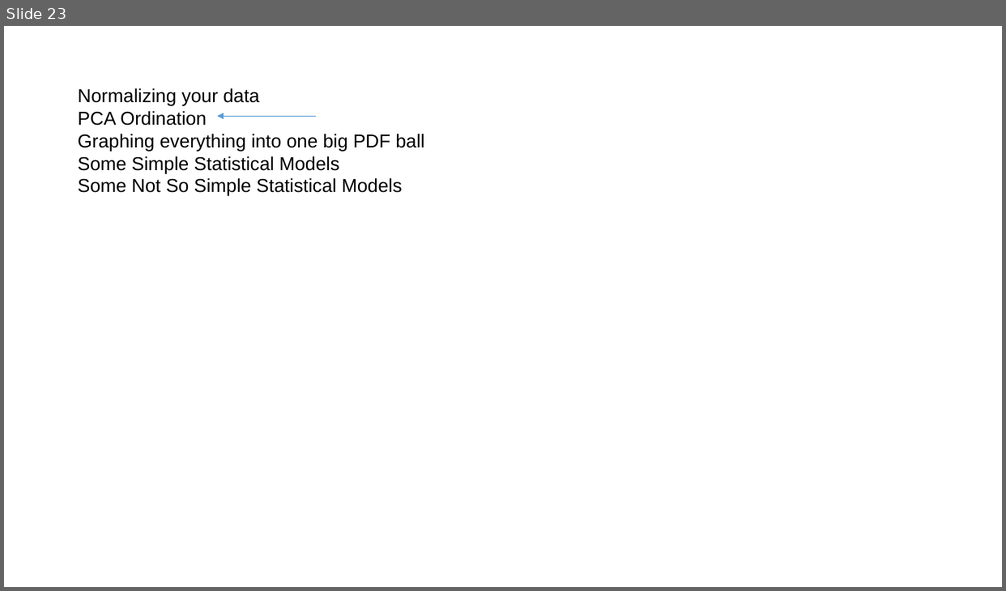
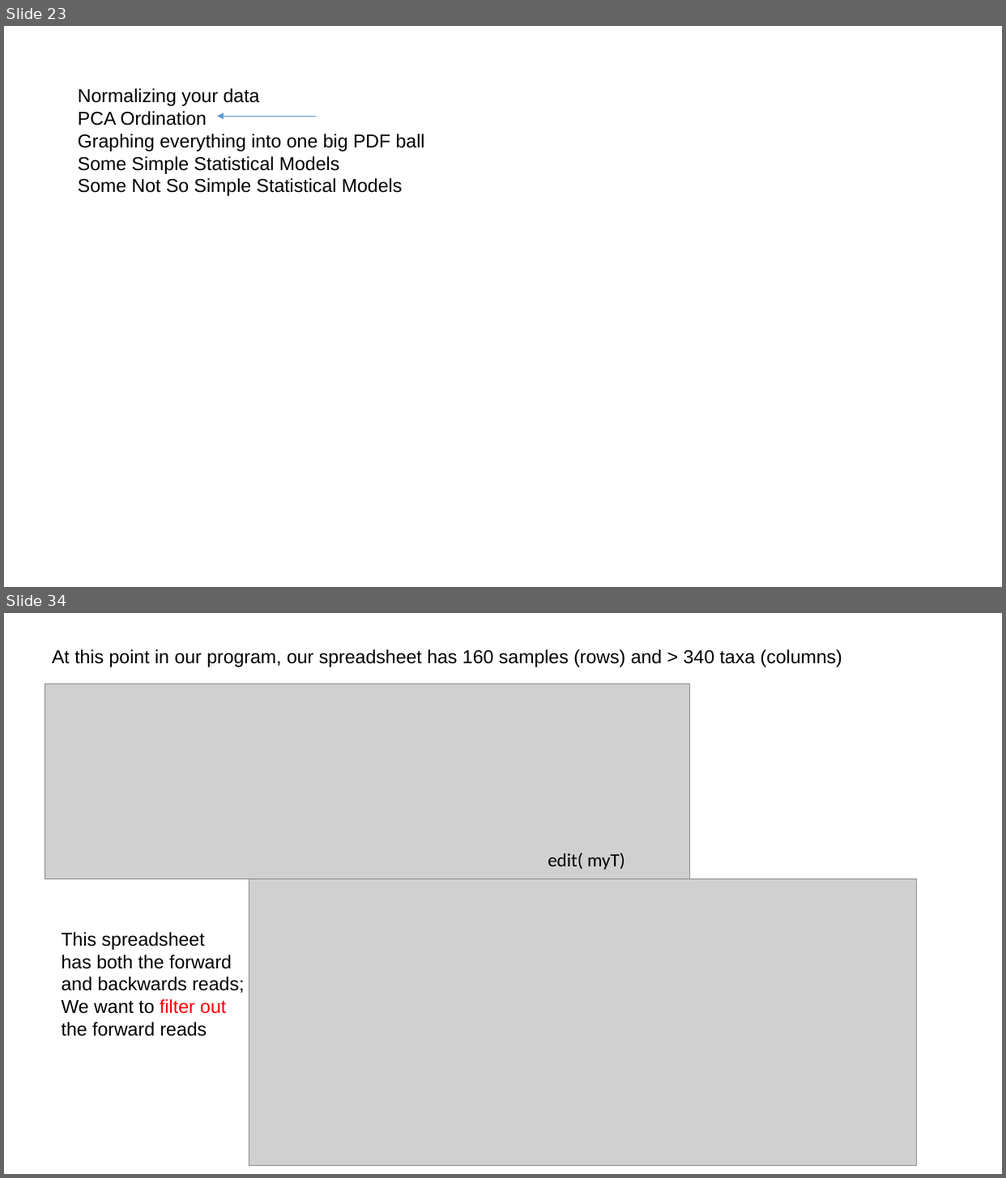
Before and after one commit to afodor/afodor.github.io, a slide deck: classes/ChapelHill2018/ch.pptx. Shown one above the other, each under a label of ours: slide 23 before the commit, slides 23 and 34 after it; the slides between them are not shown. The pictures are 1006x591 and 1006x1178 pixels, drawn with LibreOffice and Linux fonts; fonts in the diff are those of the drawing; grey boxes stand for pictures. Boxes give left, top, right and bottom in pixels: in the first picture for what was removed or moved away, otherwise in the second. Text is boxed around its words. In the diff, an @@ line names an element or a change of style, - is before the commit and + after.

```diff
--- a/classes/ChapelHill2018/ch.pptx
+++ b/classes/ChapelHill2018/ch.pptx
@@ slide 34 added at (4,613,1002,1174), background #FFFFFF @@
@@ text added at (52,649,842,667), 18 pt, text #000000 @@
+At this point in our program, our spreadsheet has 160 samples (rows) and > 340 taxa (columns)
@@ picture added at (44,684,690,879) @@
@@ text added at (548,853,625,870), 18 pt, text #000000 @@
+edit( myT)
@@ picture added at (249,879,917,1165) @@
@@ text added at (62,932,244,1037), 18 pt, text #000000 @@
+This spreadsheet
+has both the forward
+and backwards reads;
+We want to filter out
+the forward reads
```
Also in this commit, not shown: 21 other slides added.
